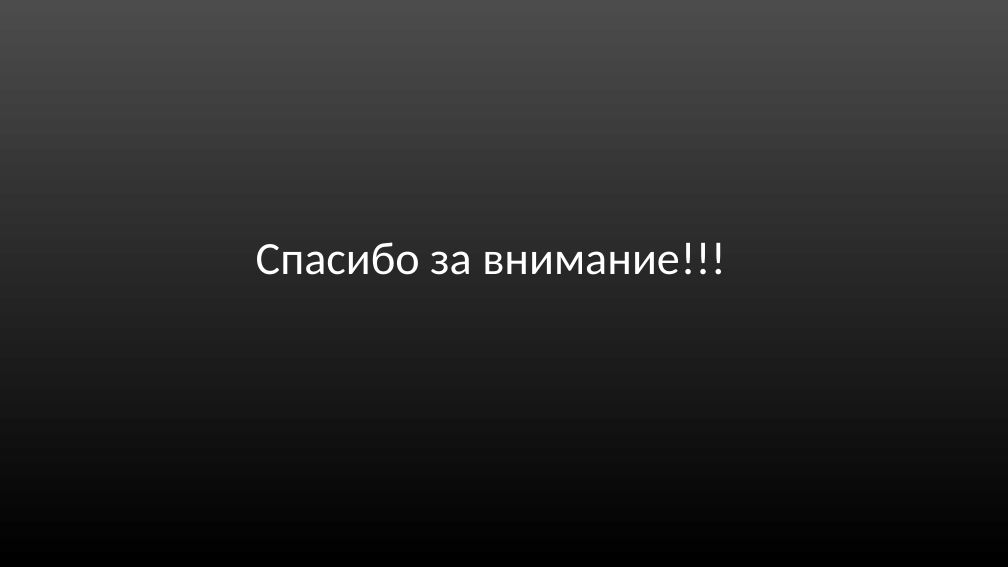
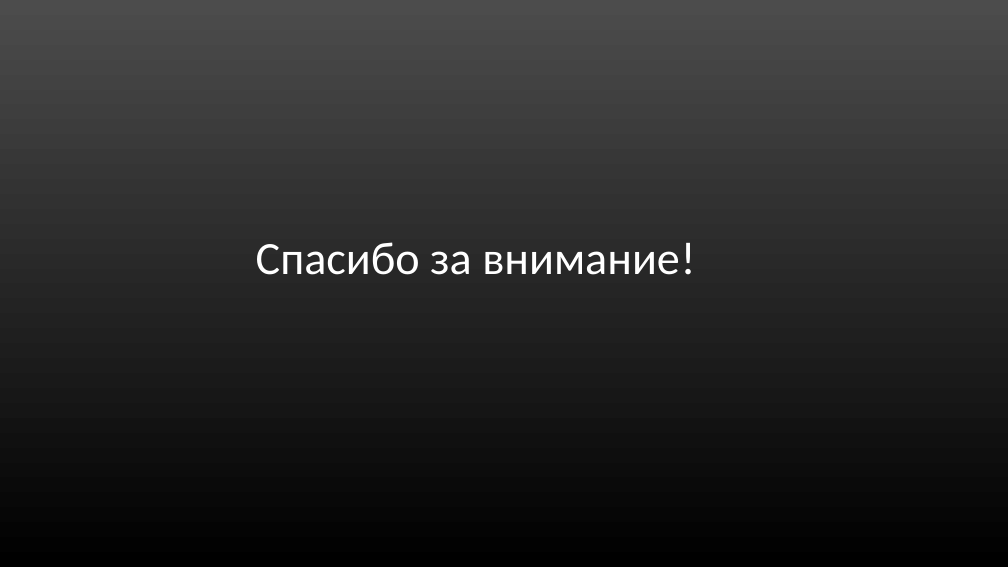
Before and after one commit to Mr-Dm1try/SteamCardsFarmer, a slide deck: slide 13 of Презентация_Помойки.ppt. Drawn at 1008x567 pixels with LibreOffice and Linux fonts; fonts in the diff are those of the drawing. Boxes give left, top, right and bottom in pixels: in the first picture for what was removed or moved away, otherwise in the second. Text is boxed around its words. In the diff, an @@ line names an element or a change of style, - is before the commit and + after.

```diff
--- a/Презентация_Помойки.ppt
+++ b/Презентация_Помойки.ppt
@@ title at <box>256,242,695,275</box>: text changed @@
-Спасибо за внимание!!!
+Спасибо за внимание!
```
Also in this commit, not shown: 1 other slide changed, 1 slide added, 1 slide removed, 3 other files.
